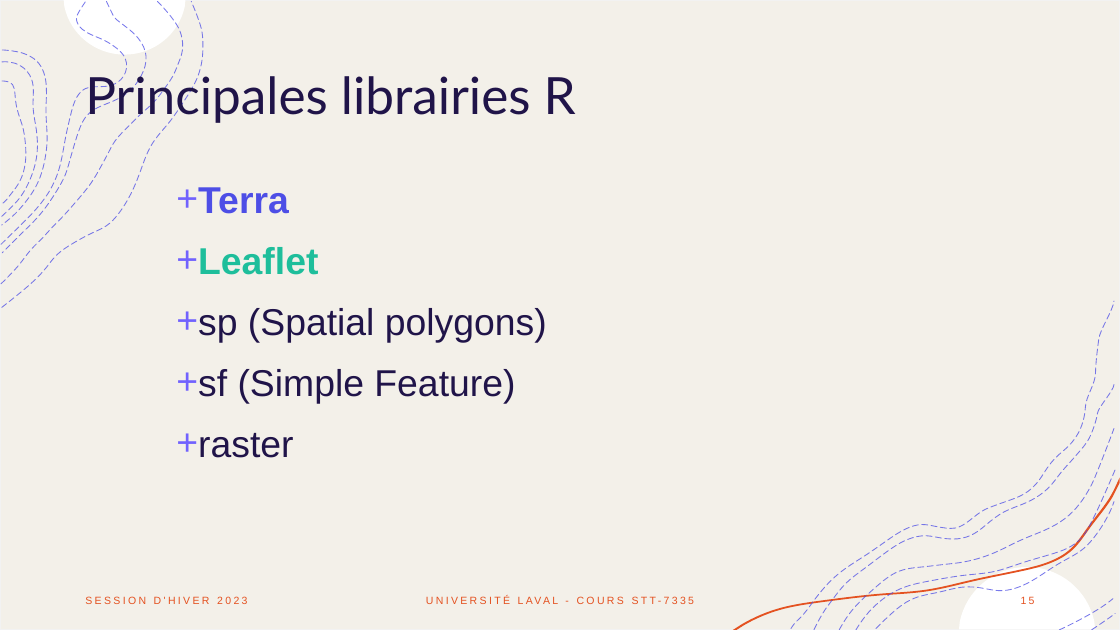
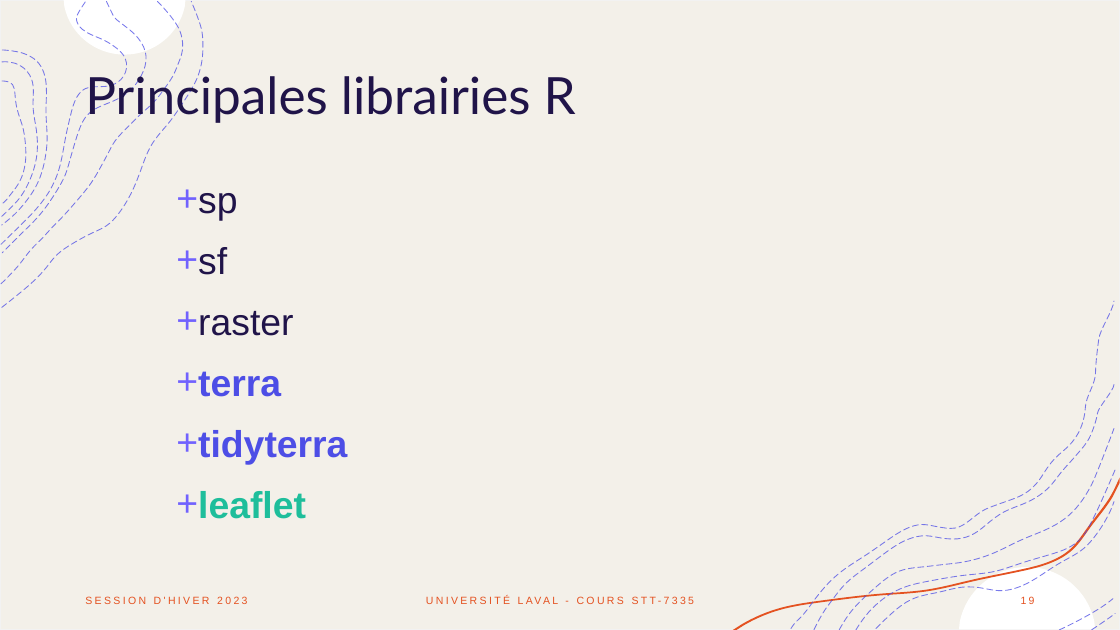
Before and after one commit to alexlepage07/STT-7335_Project, a slide deck: slide 19 of Doc/capsule_equipe4_donnees_spatiales.pptx (slide 15 before the commit). Drawn at 1120x630 pixels with LibreOffice and Linux fonts; fonts in the diff are those of the drawing. Boxes give left, top, right and bottom in pixels: in the first picture for what was removed or moved away, otherwise in the second. Text is boxed around its words. In the diff, an @@ line names an element or a change of style, - is before the commit and + after.

```diff
--- a/Doc/capsule_equipe4_donnees_spatiales.pptx
+++ b/Doc/capsule_equipe4_donnees_spatiales.pptx
@@ text at [176,189,237,275]: text changed @@
-+ Terra
-+ Leaflet
-+ sp (Spatial polygons)
-+ sf (Simple Feature)
++ sp
++ sf
@@ text at [198,371,347,519]: paragraphs added @@
++ terra
++ tidyterra
++ leaflet
@@ page number at [1021,596,1035,604]: text changed @@
-15
+19
```
Also in this commit, not shown: 4 other slides changed, 5 slides added.
